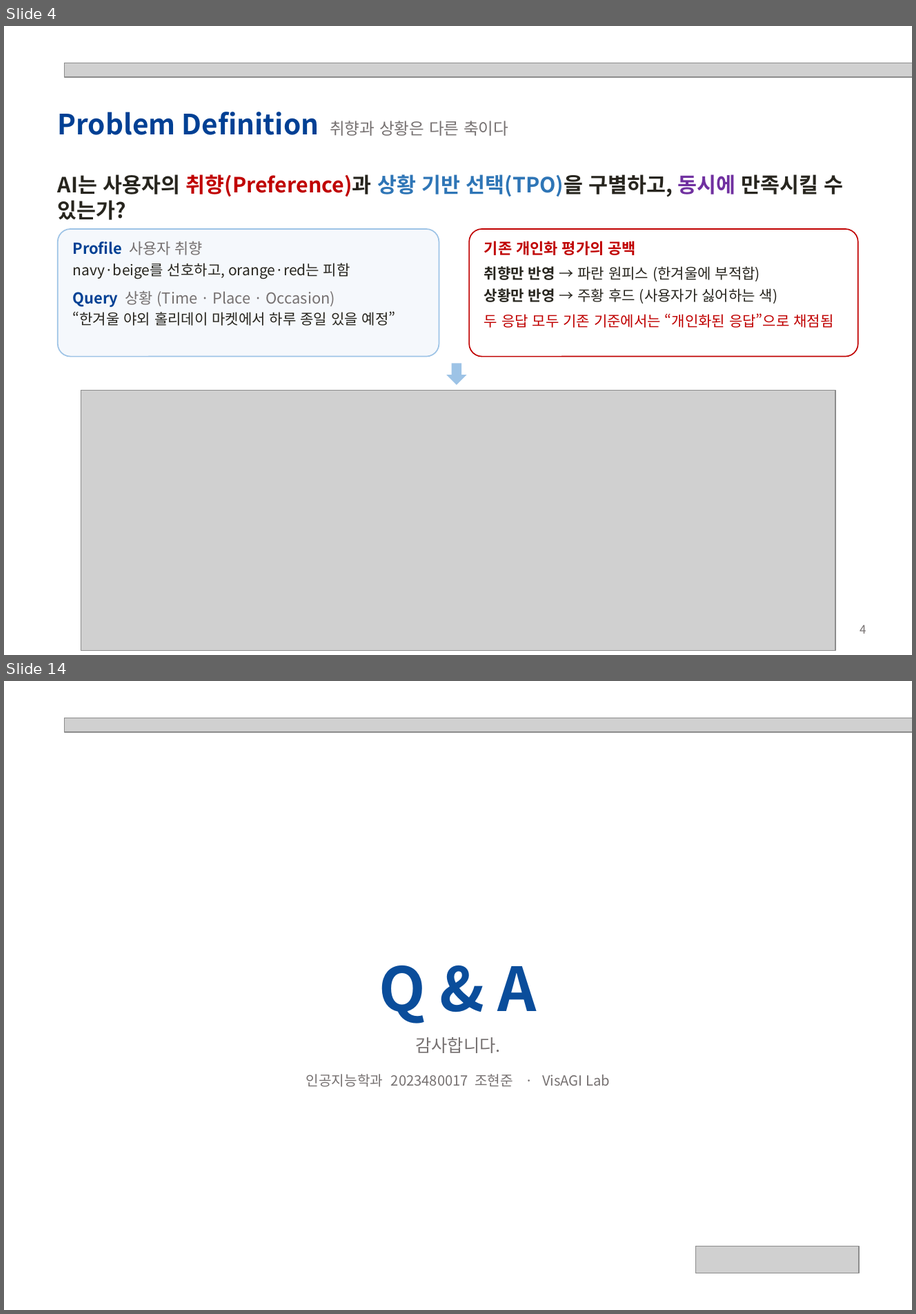
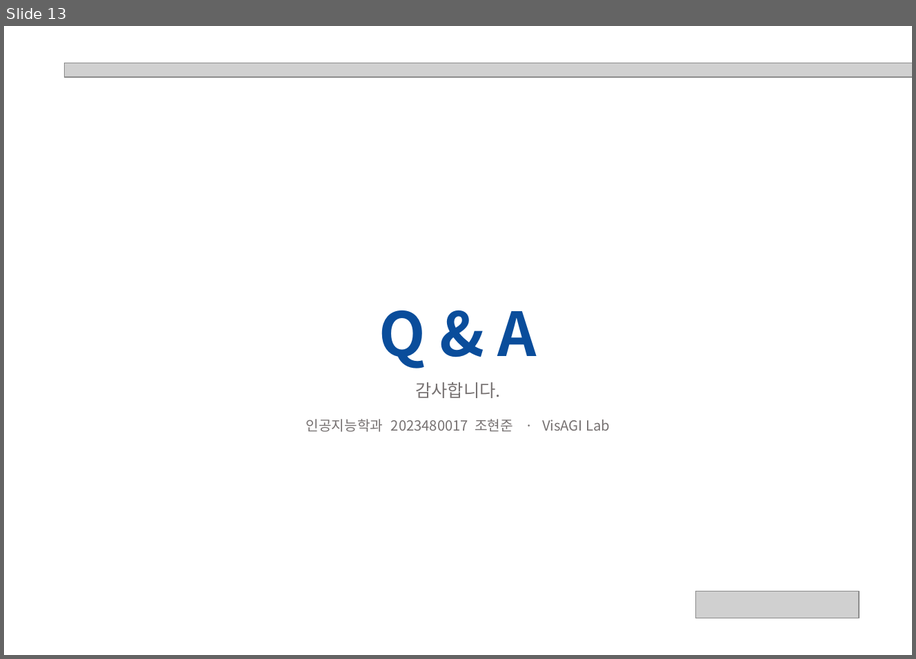
Before and after one commit to hjhj6411/tpo, a slide deck: presentation/POD-Bench_성과발표.pptx. Shown one above the other, each under a label of ours: slides 4 and 14 before the commit, slide 13 after it; the slides between them are not shown. The pictures are 916x1314 and 916x659 pixels, drawn with LibreOffice and Linux fonts; fonts in the diff are those of the drawing; grey boxes stand for pictures. Boxes give left, top, right and bottom in pixels: in the first picture for what was removed or moved away, otherwise in the second. Text is boxed around its words. In the diff, an @@ line names an element or a change of style, - is before the commit and + after.

```diff
--- a/presentation/POD-Bench_성과발표.pptx
+++ b/presentation/POD-Bench_성과발표.pptx
@@ slide 4 removed at bbox=[4, 26, 912, 655], background #FFFFFF @@
@@ picture removed at bbox=[64, 63, 912, 77] @@
@@ text removed at bbox=[58, 112, 508, 136] @@
-Problem Definition 취향과 상황은 다른 축이다
@@ text removed at bbox=[58, 174, 844, 220] @@
-AI는 사용자의 취향(Preference)과 상황 기반 선택(TPO)을 구별하고, 동시에 만족시킬 수 있는가?
@@ rounded rectangle removed at bbox=[58, 229, 439, 357] @@
@@ rounded rectangle removed at bbox=[469, 229, 858, 357] @@
@@ text removed at bbox=[73, 241, 396, 325] @@
-Profile 사용자 취향
-navy·beige를 선호하고, orange·red는 피함
-Query 상황 (Time · Place · Occasion)
-“한겨울 야외 홀리데이 마켓에서 하루 종일 있을 예정”
@@ text removed at bbox=[484, 241, 833, 328] @@
-기존 개인화 평가의 공백
-취향만 반영 → 파란 원피스 (한겨울에 부적합)
-상황만 반영 → 주황 후드 (사용자가 싫어하는 색)
-두 응답 모두 기존 기준에서는 “개인화된 응답”으로 채점됨
@@ down arrow removed at bbox=[447, 363, 467, 385] @@
@@ picture removed at bbox=[81, 390, 835, 650] @@
@@ text removed at bbox=[860, 624, 866, 633] @@
-4
@@ what was slide 14 is now slide 13 @@
```
Also in this commit, not shown: 5 slides changed, 7 slides added, 7 other slides removed, 10 other files.
